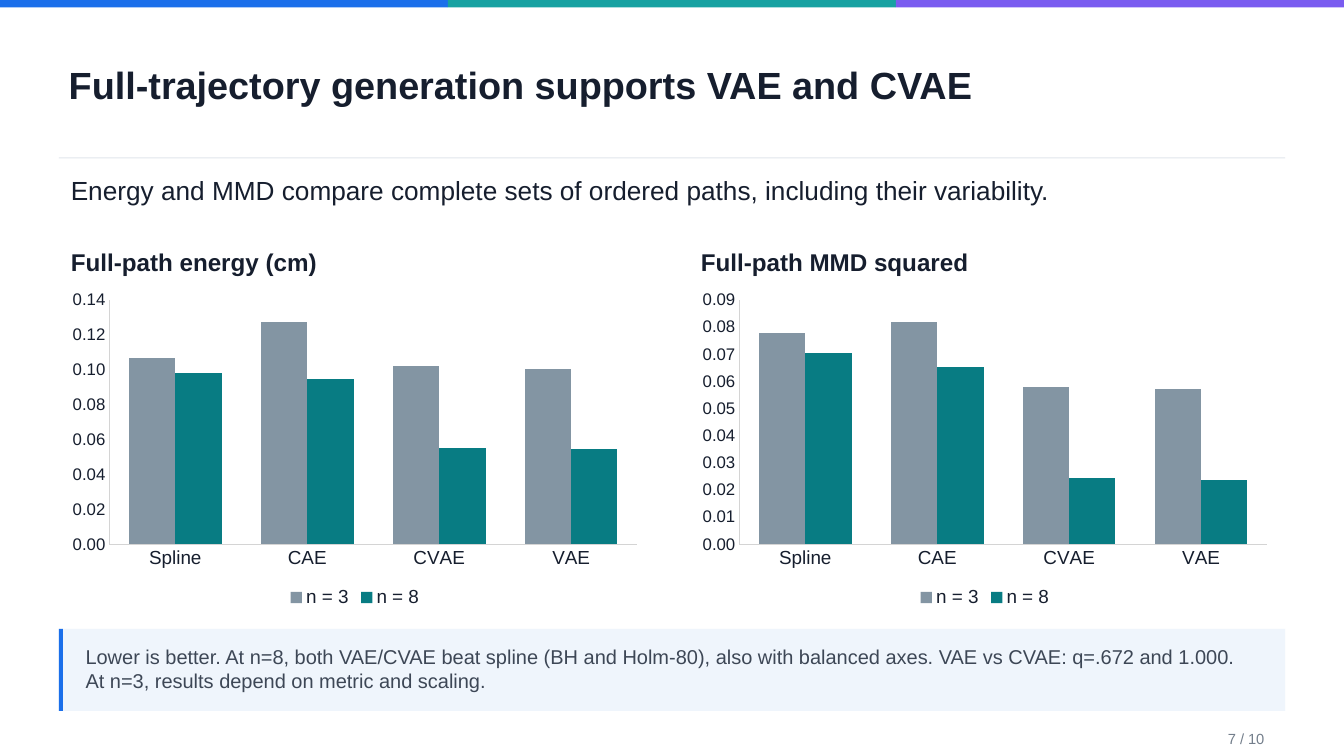
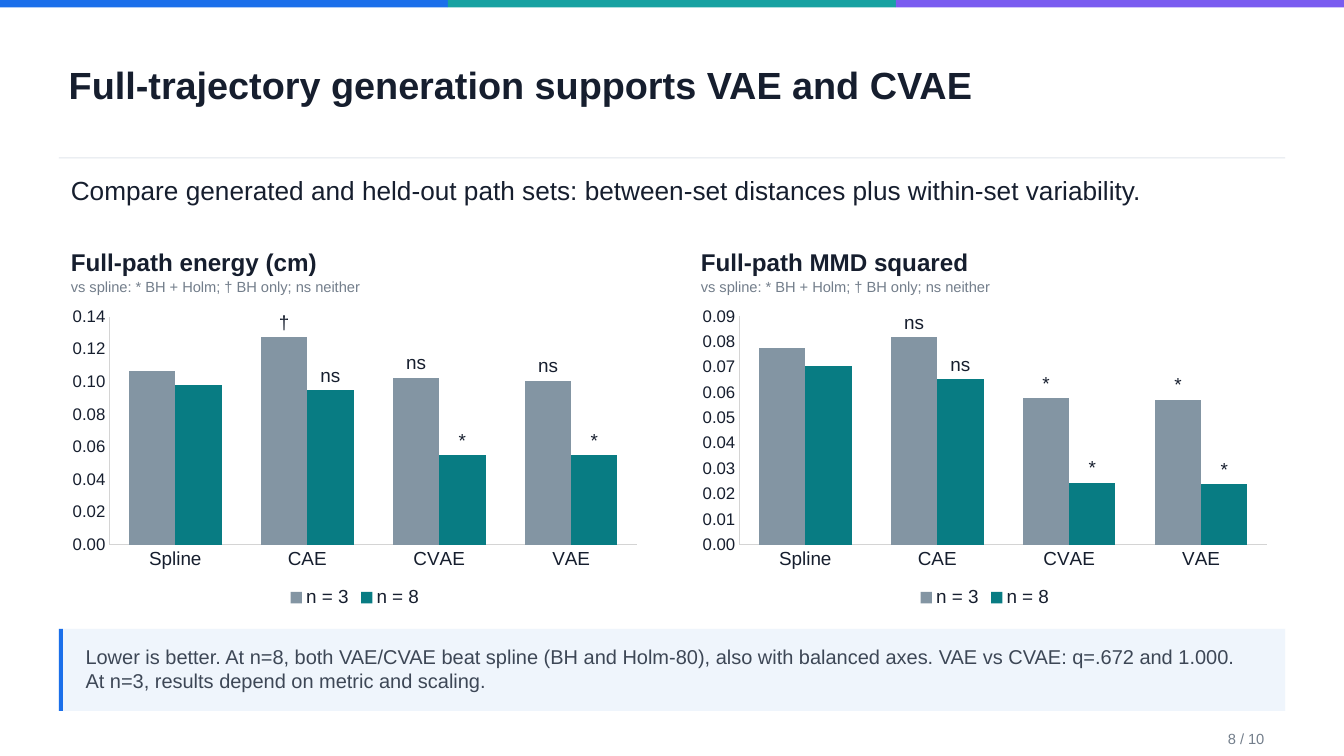
Before and after one commit to pazflashner/interception-movements-dl, a slide deck: slide 8 of production/Interception_Movements_Course_Presentation.pptx (slide 7 before the commit). Drawn at 1344x756 pixels with LibreOffice and Linux fonts; fonts in the diff are those of the drawing. Boxes give left, top, right and bottom in pixels: in the first picture for what was removed or moved away, otherwise in the second. Text is boxed around its words. In the diff, an @@ line names an element or a change of style, - is before the commit and + after.

```diff
--- a/production/Interception_Movements_Course_Presentation.pptx
+++ b/production/Interception_Movements_Course_Presentation.pptx
@@ text at (71,181,1140,206): text changed @@
-Energy and MMD compare complete sets of ordered paths, including their variability.
+Compare generated and held-out path sets: between-set distances plus within-set variability.
@@ text added at (71,281,360,295), 10.5 pt, text #737E8B @@
+vs spline: * BH + Holm; † BH only; ns neither
@@ text added at (701,281,990,295), 10.5 pt, text #737E8B @@
+vs spline: * BH + Holm; † BH only; ns neither
@@ column chart at (60,301,648,612) @@
@@ n = 3, Spline: 0.107 to 0.11 @@
@@ n = 3, CAE: 0.127 to 0.13 @@
@@ n = 3, CVAE: 0.102 to 0.1 @@
@@ data labels of n = 3 added @@
-n = 8: 0.098, 0.095, 0.055, 0.055
+n = 8: 0.1, 0.09, 0.05, 0.05
@@ data labels of n = 8 added @@
@@ column chart: place and size @@
-column chart at (60,284,648,612)
+column chart at (60,301,648,612)
@@ column chart at (691,301,1278,612) @@
-n = 3: 0.078, 0.082, 0.058, 0.057
+n = 3: 0.08, 0.08, 0.06, 0.06
@@ data labels of n = 3 added @@
@@ n = 8, CAE: 0.065 to 0.07 @@
@@ n = 8, CVAE: 0.024 to 0.02 @@
@@ n = 8, VAE: 0.024 to 0.02 @@
@@ data labels of n = 8 added @@
@@ column chart: place and size @@
-column chart at (691,284,1278,612)
+column chart at (691,301,1278,612)
@@ text at (1228,734,1264,744): text changed @@
-7 / 10
+8 / 10
```
Also in this commit, not shown: 5 other slides changed, 2 slides added, 2 slides removed, 15 other files.
